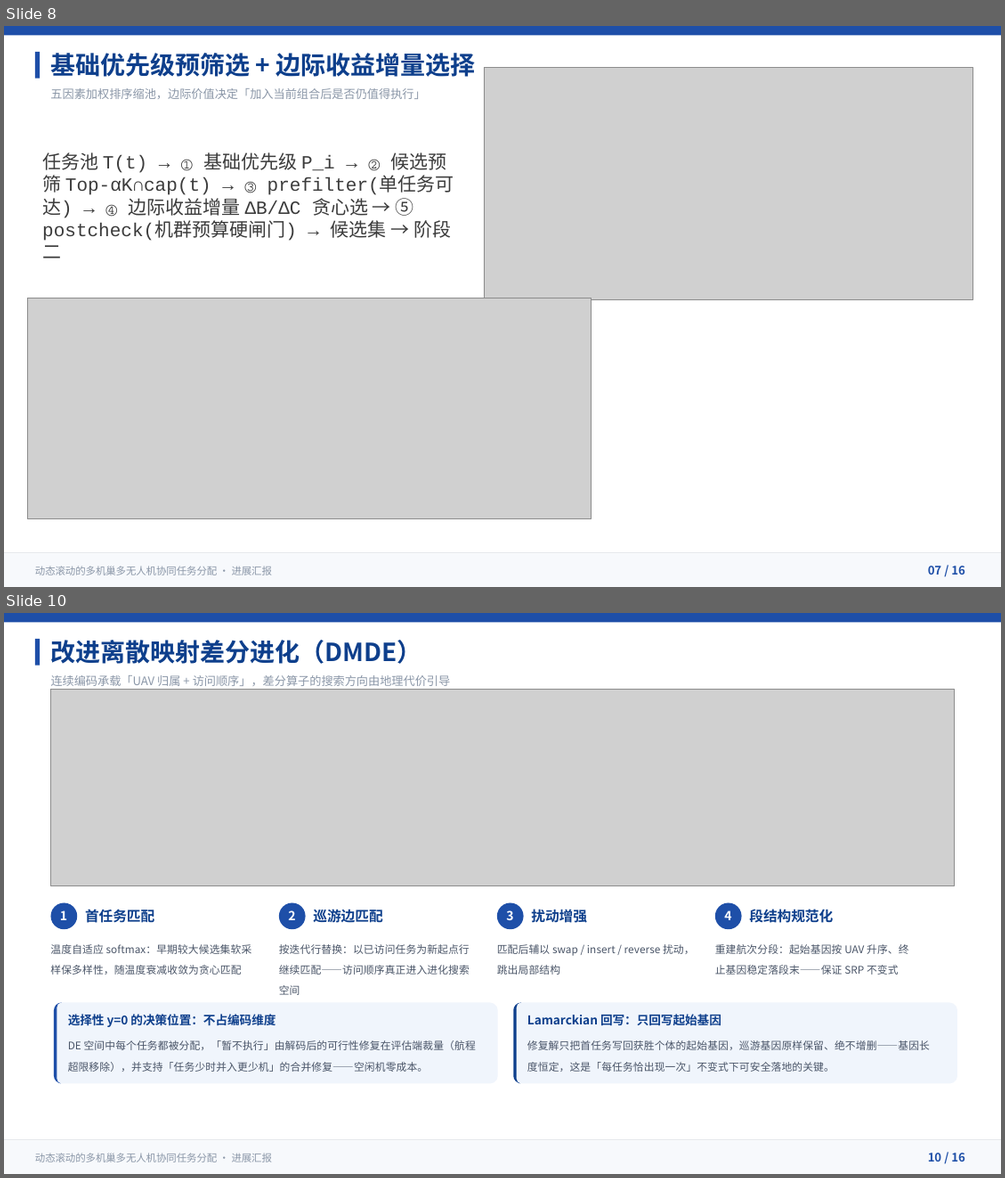
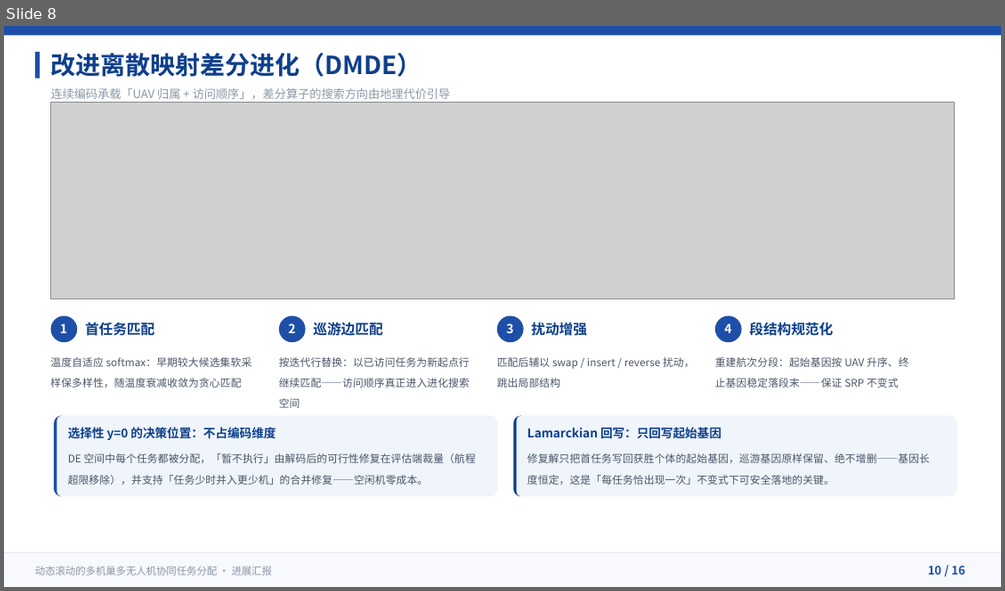
Before and after one commit to 909347194/ExperimentForGraduation, a slide deck: UAV协同任务分配方法-进展汇报/UAV协同任务分配方法-进展汇报.pptx. Shown one above the other, each under a label of ours: slides 8 and 10 before the commit, slide 8 after it; the slides between them are not shown. The pictures are 1005x1178 and 1005x591 pixels, drawn with LibreOffice and Linux fonts; fonts in the diff are those of the drawing; grey boxes stand for pictures. Boxes give left, top, right and bottom in pixels: in the first picture for what was removed or moved away, otherwise in the second. Text is boxed around its words. In the diff, an @@ line names an element or a change of style, - is before the commit and + after.

```diff
--- a/UAV协同任务分配方法-进展汇报/UAV协同任务分配方法-进展汇报.pptx
+++ b/UAV协同任务分配方法-进展汇报/UAV协同任务分配方法-进展汇报.pptx
@@ slide 8 removed at (4, 26, 1001, 587), background #FFFFFF @@
@@ rectangle removed at (4, 26, 1001, 35) @@
@@ rectangle removed at (35, 52, 40, 78) @@
@@ text removed at (51, 53, 476, 77) @@
-基础优先级预筛选 + 边际收益增量选择
@@ picture removed at (484, 67, 973, 299) @@
@@ text removed at (50, 88, 425, 99) @@
-五因素加权排序缩池，边际价值决定「加入当前组合后是否仍值得执行」
@@ text removed at (42, 152, 454, 258) @@
-任务池 T(t) → ① 基础优先级 P_i → ② 候选预筛 Top-αK∩cap(t) → ③ prefilter(单任务可达) → ④ 边际收益增量 ΔB/ΔC 贪心选 → ⑤ postcheck(机群预算硬闸门) → 候选集 → 阶段二
@@ picture removed at (27, 298, 591, 519) @@
@@ rectangle removed at (4, 553, 1001, 587) @@
@@ freeform shape removed at (4, 553, 1001, 587) @@
@@ text removed at (35, 565, 272, 575) @@
-动态滚动的多机巢多无人机协同任务分配 · 进展汇报
@@ text removed at (928, 565, 965, 574) @@
-07 / 16
@@ what was slide 10 is now slide 8 @@
```
Also in this commit, not shown: 2 slides changed, 2 other slides removed, 4 other files.
